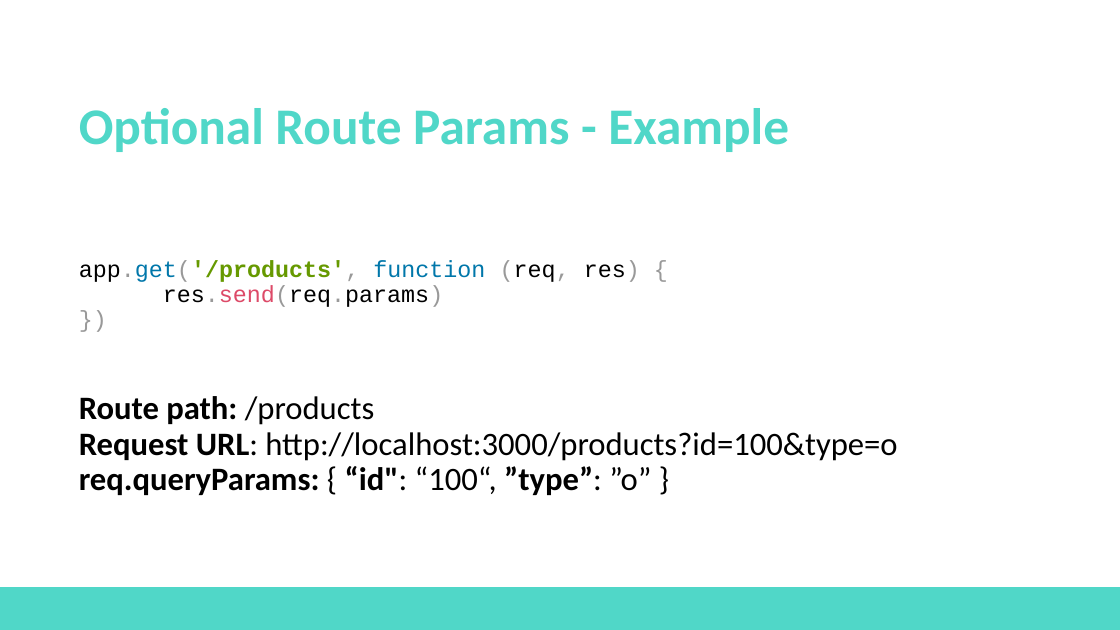
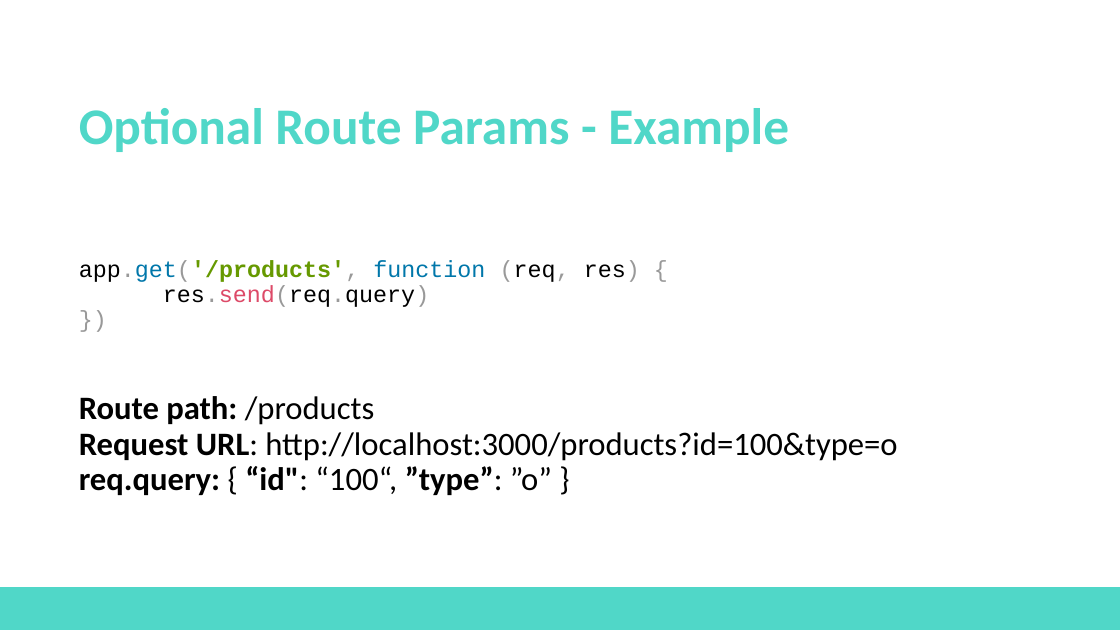
Before and after one commit to baluragala/node-courseware, a slide deck: slide 9 of nodejs-m7-routing-in-depth/slides/nodejs-m7-routing-in-depth.pptx. Drawn at 1120x630 pixels with LibreOffice and Linux fonts; fonts in the diff are those of the drawing; background and template pictures are left out. Boxes give left, top, right and bottom in pixels: in the first picture for what was removed or moved away, otherwise in the second. Text is boxed around its words. In the diff, an @@ line names an element or a change of style, - is before the commit and + after.

```diff
--- a/nodejs-m7-routing-in-depth/slides/nodejs-m7-routing-in-depth.pptx
+++ b/nodejs-m7-routing-in-depth/slides/nodejs-m7-routing-in-depth.pptx
@@ text at (79,260,897,495): text changed @@
-app.get('/products', function (req, res) {
-res.send(req.params)
-})
-Route path: /products
-Request URL: http://localhost:3000/products?id=100&type=o
-req.queryParams: { “id": “100“, ”type”: ”o” }
+app.get('/products', function (req, res) {
+res.send(req.query)
+})
+Route path: /products
+Request URL: http://localhost:3000/products?id=100&type=o
+req.query: { “id": “100“, ”type”: ”o” }
```
Also in this commit, not shown: 1 other slide changed.
